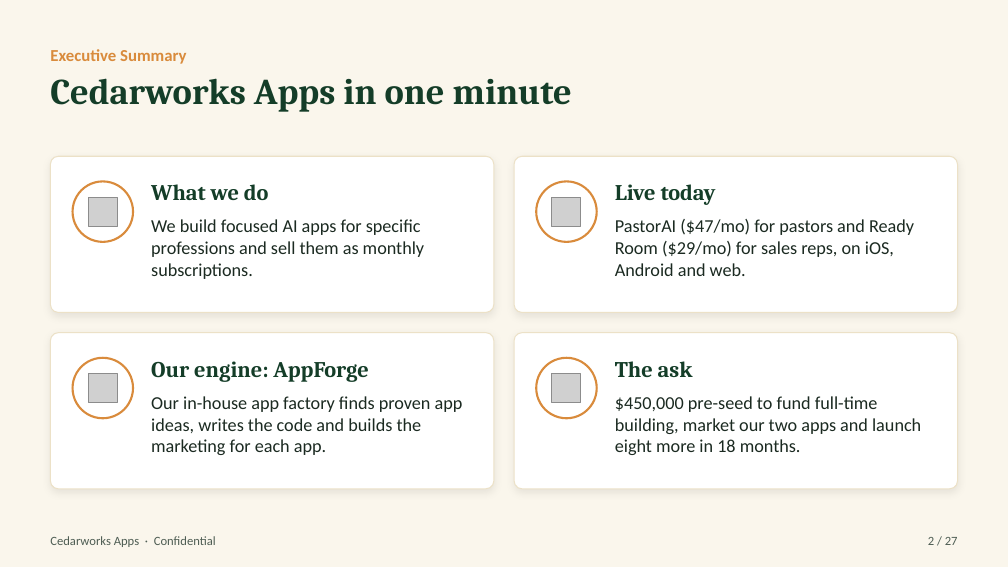
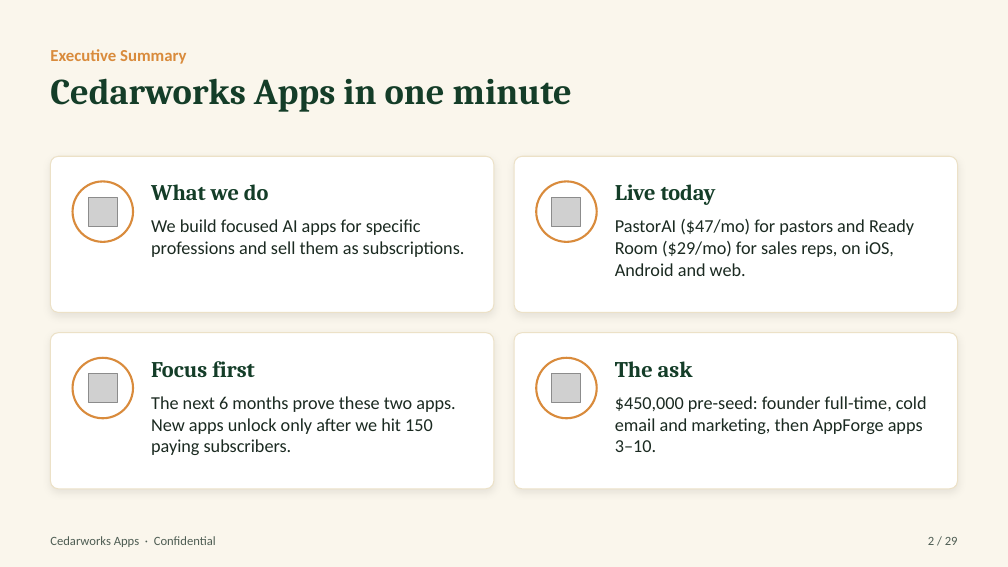
Before and after one commit to Pastorai1/Cedarworksapps, a slide deck: slide 2 of pitch-deck/Cedarworks-Apps-Pitch-Deck.pptx. Drawn at 1008x567 pixels with LibreOffice and Linux fonts; fonts in the diff are those of the drawing; grey boxes stand for pictures. Boxes give left, top, right and bottom in pixels: in the first picture for what was removed or moved away, otherwise in the second. Text is boxed around its words. In the diff, an @@ line names an element or a change of style, - is before the commit and + after.

```diff
--- a/pitch-deck/Cedarworks-Apps-Pitch-Deck.pptx
+++ b/pitch-deck/Cedarworks-Apps-Pitch-Deck.pptx
@@ text at (x1=151, y1=219, x2=465, y2=257): text changed @@
-We build focused AI apps for specific professions and sell them as monthly subscriptions.
+We build focused AI apps for specific professions and sell them as subscriptions.
@@ text at (x1=151, y1=361, x2=255, y2=377): text changed @@
-Our engine: AppForge
+Focus first
@@ text at (x1=151, y1=396, x2=455, y2=455): text changed @@
-Our in-house app factory finds proven app ideas, writes the code and builds the marketing for each app.
+The next 6 months prove these two apps. New apps unlock only after we hit 150 paying subscribers.
@@ text at (x1=615, y1=396, x2=927, y2=452): text changed @@
-$450,000 pre-seed to fund full-time building, market our two apps and launch eight more in 18 months.
+$450,000 pre-seed: founder full-time, cold email and marketing, then AppForge apps 3–10.
```
Also in this commit, not shown: 23 other slides changed, 5 slides added, 3 slides removed, 4 other files.
